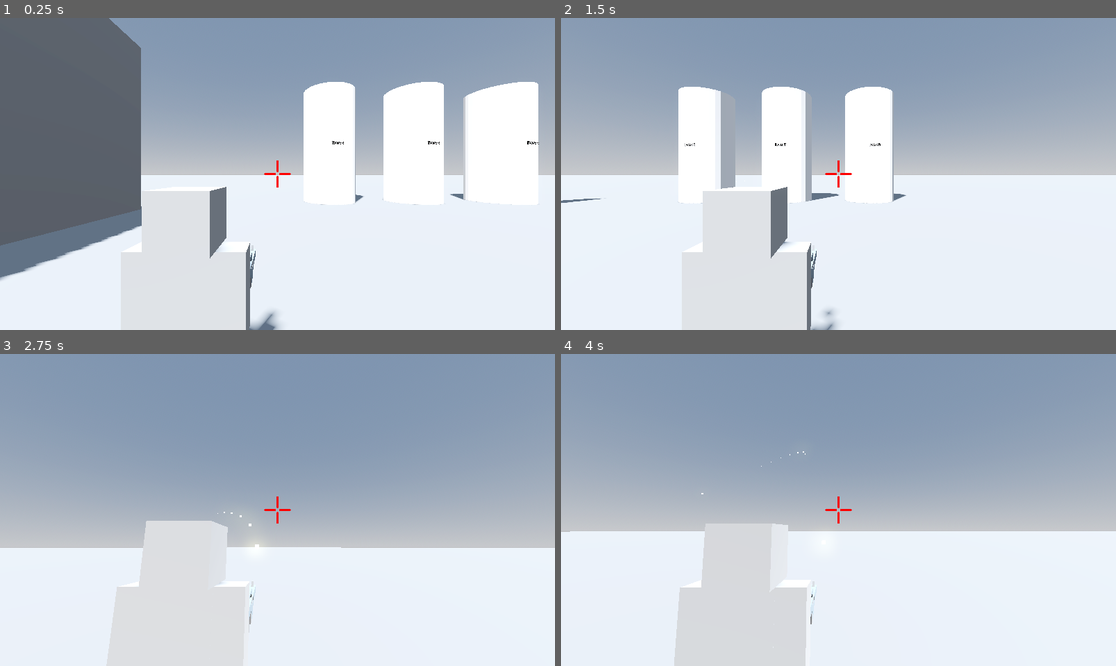
Above: before the commit, frames 1-4 (two rows, left to right).
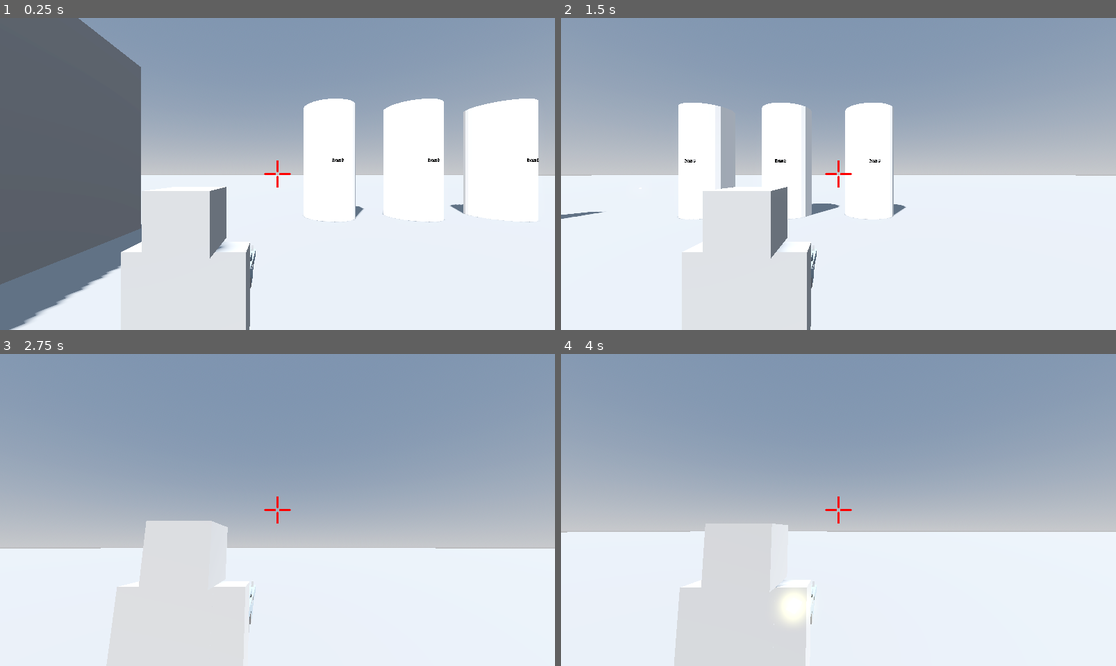
Above: after the commit, the same moments.

Repository: cheskya/ISCS3014-Project5
Game: Godot game, scene res://main.tscn
The game is run twice, just before and just after one commit, with the same random seed, the same clock (stepped at 60 frames per second) and the same inputs.
Inputs (mouse positions are in pixels of both pictures, inside the frame that each line leads up to):
- Up to frame 1 (0.25 s): no input
- Up to frame 2 (1.5 s): tap Enter at 0.5 s; move the mouse to (960, 158) at 0.52 s; hold D (move_right) 0.53-1.28 s; hold Space (shoot) 0.53-1.28 s; move the mouse to (727, 189) at 1.27 s; hold S (move_back) from 1.28 s (still down); click (727, 189) at 1.35 s
- Up to frame 3 (2.75 s): tap Space (shoot) at 1.55 s; move the mouse to (288, 503) at 2.02 s; release S (move_back) at 2.03 s; hold W (move_forward) from 2.03 s (still down); hold Space (shoot) from 2.03 s (still down)
- Up to frame 4 (4 s): keep holding W (move_forward); move the mouse to (832, 516) at 2.77 s; release Space (shoot) at 2.78 s; tap Space (shoot) at 2.85, 3.8 s; tap Enter at 3.5 s; move the mouse to (877, 513) at 3.52 s; press the mouse at (877, 513) at 3.53 s

The runs differ from the first frame. In frame 1, 8.3% of the frame differs, in the area x 0-100%, y 0-100%; in frame 2, 1.9%; in frame 3, 0.2%; in frame 4, 0.6%.

Commit message:
Fix collisions

Diff:
--- a/main.tscn
+++ b/main.tscn
@@ -29,7 +29,7 @@
 shadow_enabled = true
 
 [node name="Player" parent="." instance=ExtResource("1_xf2ck")]
-transform = Transform3D(1, 0, 0, 0, 1, 0, 0, 0, 1, 3.8, 1, 0.9)
+transform = Transform3D(1, 0, 0, 0, 1, 0, 0, 0, 1, 3.8, 1.93875, 0.9)
 
 [node name="Enemy" parent="." instance=ExtResource("2_l6v80")]
 transform = Transform3D(1, 0, 0, 0, 1, 0, 0, 0, 1, 0, 4.36914, 12.1847)
@@ -44,6 +44,7 @@
 use_collision = true
 collision_layer = 16
 collision_mask = 5
+collision_priority = 2.0
 
 [node name="Wall" type="CSGBox3D" parent="Indestructibles"]
 transform = Transform3D(1, 0, 0, 0, 5.32, 0, 0, 0, 14.62, 10.2749, 4.2356, 0.238056)
--- a/project.godot
+++ b/project.godot
@@ -17,7 +17,9 @@
 
 [global_group]
 
-enemies=""
+player=""
+enemy=""
+bullet=""
 
 [input]
 
@@ -55,7 +57,6 @@
 [layer_names]
 
 3d_physics/layer_1="Player"
-3d_physics/layer_2="Indestructible"
 3d_physics/layer_3="Bullet"
 3d_physics/layer_4="Enemy"
 3d_physics/layer_5="Object"
--- a/scenes/bullet/bullet.gd
+++ b/scenes/bullet/bullet.gd
@@ -1,51 +1,36 @@
-extends Area3D
+extends CharacterBody3D
 
 @export var speed = 50.0
-@export var collisions = 0
 
 @onready var mesh = $MeshInstance3D
 @onready var ray = $RayCast3D
-@onready var particles = $GPUParticles3D
+@onready var explosion = $Explosion
 @onready var life_timer = $LifeTimer
-@onready var explosion_timer = $ExplosionTimer
 
+var collision_point
 var direction
 var is_moving = false
 
 
-func _ready():
-	life_timer.start()
-
-
 func _physics_process(delta):
 	if is_moving:
-		position += direction * speed * delta
+		move_and_slide()
+	if ray.is_colliding():
+		explosion.emitting = true
+		ray.enabled = false
+		mesh.hide()
 
 
 func start():
+	ray.target_position = ray.target_position * 0.5
+	velocity = direction * speed
+	life_timer.start()
 	is_moving = true
 
 
 func _on_life_timer_timeout():
-	get_parent().remove_child(self)
 	queue_free()
 
 
-func _on_explosion_timer_timeout():
-	get_parent().remove_child(self)
+func _on_explosion_finished():
 	queue_free()
-
-
-func _on_area_entered(area: Area3D) -> void:
-	#mesh.visible = false
-	print(area)
-	particles.emitting = true
-	explosion_timer.start()
-	get_parent().remove_child(self)
-	queue_free()
-
-
-func _on_body_entered(body: Node3D) -> void:
-	print(body)
-	particles.emitting = true
-	explosion_timer.start()
--- a/scenes/bullet/bullet.tscn
+++ b/scenes/bullet/bullet.tscn
@@ -14,6 +14,9 @@
 size = Vector3(1.07959, 1.07104, 1)
 
 [sub_resource type="ParticleProcessMaterial" id="ParticleProcessMaterial_1ixsa"]
+emission_shape = 1
+emission_sphere_radius = 1.0
+spread = 180.0
 initial_velocity_min = 3.0
 initial_velocity_max = 5.0
 
@@ -27,29 +30,31 @@
 material = SubResource("StandardMaterial3D_t30th")
 size = Vector3(0.04, 0.04, 0.04)
 
-[node name="Bullet" type="Area3D"]
+[node name="Bullet" type="CharacterBody3D" groups=["bullet"]]
+transform = Transform3D(0.95, 0, 0, 0, 0.95, 0, 0, 0, 0.95, 0, 0, 0)
 collision_layer = 4
-collision_mask = 16
+collision_mask = 0
+slide_on_ceiling = false
+floor_constant_speed = true
+floor_block_on_wall = false
 script = ExtResource("1_b6w8w")
+speed = 10.0
+
+[node name="RayCast3D" type="RayCast3D" parent="."]
+target_position = Vector3(0, 0, 1)
+collision_mask = 24
 
 [node name="MeshInstance3D" type="MeshInstance3D" parent="."]
-transform = Transform3D(0.05, 0, 0, 0, -0.000326371, 0.0499989, 0, -0.0499989, -0.000326371, -0.0020827, 0, 0.000297904)
+transform = Transform3D(0.05, 0, 0, 0, 0.05, 0, 0, 0, 0.05, 0, 0, 0)
 custom_aabb = AABB(0, 0, 0, 0.05, 0.05, 0)
 mesh = SubResource("BoxMesh_n3m2u")
 surface_material_override/0 = SubResource("StandardMaterial3D_1es14")
 
-[node name="RayCast3D" type="RayCast3D" parent="."]
-transform = Transform3D(-0.0601739, -5.90319e-11, 0.00034047, -1.3358e-17, -0.05, -6.57495e-09, 0.000470515, -7.54956e-09, 0.0435425, 0.00046158, -0.00106352, -0.0308638)
-visible = false
-target_position = Vector3(0, 0, -1)
-collision_mask = 10
-
 [node name="CollisionShape3D" type="CollisionShape3D" parent="."]
-transform = Transform3D(0.05, 0, 0, 0, 0.05, 0, 0, 0, 0.05, -0.00198975, -6.10354e-06, 0.000548601)
+transform = Transform3D(0.05, 0, 0, 0, 0.05, 0, 0, 0, 0.05, 0, 0, 0)
 shape = SubResource("BoxShape3D_n6r41")
 
-[node name="GPUParticles3D" type="GPUParticles3D" parent="."]
-transform = Transform3D(1, 0, 0, 0, 1, 0, 0, 0, 1, -0.0174986, 0.00500541, -0.0374089)
+[node name="Explosion" type="GPUParticles3D" parent="."]
 emitting = false
 lifetime = 0.5
 one_shot = true
@@ -62,12 +67,6 @@
 [node name="LifeTimer" type="Timer" parent="."]
 wait_time = 5.0
 one_shot = true
-autostart = true
 
-[node name="ExplosionTimer" type="Timer" parent="."]
-wait_time = 0.5
-
-[connection signal="area_entered" from="." to="." method="_on_area_entered"]
-[connection signal="body_entered" from="." to="." method="_on_body_entered"]
+[connection signal="finished" from="Explosion" to="." method="_on_explosion_finished"]
 [connection signal="timeout" from="LifeTimer" to="." method="_on_life_timer_timeout"]
-[connection signal="timeout" from="ExplosionTimer" to="." method="_on_explosion_timer_timeout"]
--- a/scenes/enemy/enemy.gd
+++ b/scenes/enemy/enemy.gd
@@ -1,4 +1,4 @@
-extends StaticBody3D
+extends CharacterBody3D
 
 var lives = 3
 var is_killed = false
@@ -6,28 +6,24 @@
 @onready var label = $Label3D
 @onready var hitbox = $HitBox
 @onready var explosion = $Explosion
-@onready var body = $Body
+@onready var mesh = $Mesh
 
 
-func _ready():
-	explosion.emitting = false
-
-
-func _on_hit_box_area_entered(area: Area3D) -> void:
+func _on_hit_box_body_entered(body: Node3D) -> void:
 	if is_killed:
 		return
 
-	lives -= 1
-	label.text = "lives: " + str(lives)
+	if body.is_in_group("bullet"):
+		lives -= 1
+		label.text = "lives: " + str(lives)
 
-	if lives <= 0:
-		is_killed = true
-		hitbox.set_deferred("monitoring", false)
-		body.hide()
-		label.hide()
-		explosion.emitting = true
+		if lives <= 0:
+			is_killed = true
+			hitbox.set("monitoring", false)
+			mesh.hide()
+			label.hide()
+			explosion.emitting = true
 
 
 func _on_explosion_finished() -> void:
-	get_parent().remove_child(self)
 	queue_free()
--- a/scenes/enemy/enemy.tscn
+++ b/scenes/enemy/enemy.tscn
@@ -1,18 +1,35 @@
-[gd_scene load_steps=5 format=3 uid="uid://cvkcgxwx2sbwm"]
+[gd_scene load_steps=7 format=3 uid="uid://cvkcgxwx2sbwm"]
 
 [ext_resource type="Script" path="res://scenes/enemy/enemy.gd" id="1_7vac8"]
-[ext_resource type="PackedScene" uid="uid://bwn8wrj5iymdu" path="res://scenes/explosion/explosion.tscn" id="2_lsrgg"]
-[ext_resource type="PackedScene" uid="uid://bslmwyvk5qc27" path="res://addons/enemy/enemy.glb" id="3_mud4n"]
+[ext_resource type="PackedScene" uid="uid://bslmwyvk5qc27" path="res://addons/enemy/Enemy.glb" id="3_mud4n"]
 
 [sub_resource type="CylinderShape3D" id="CylinderShape3D_cbfpa"]
 height = 6.72674
 radius = 1.56301
 
-[node name="Enemy" type="StaticBody3D" groups=["enemies"]]
-collision_layer = 16
+[sub_resource type="ParticleProcessMaterial" id="ParticleProcessMaterial_y5lqw"]
+angle_min = 1.07288e-05
+angle_max = 720.0
+direction = Vector3(0, 0, 1)
+spread = 180.0
+initial_velocity_min = 3.0
+initial_velocity_max = 20.0
+
+[sub_resource type="StandardMaterial3D" id="StandardMaterial3D_n768j"]
+albedo_color = Color(0.482323, 0.498639, 0.508709, 1)
+emission_enabled = true
+emission = Color(0.168935, 0.176222, 0.196499, 1)
+emission_energy_multiplier = 4.6
+
+[sub_resource type="BoxMesh" id="BoxMesh_qyvmf"]
+material = SubResource("StandardMaterial3D_n768j")
+size = Vector3(0.5, 0.5, 0.5)
+
+[node name="Enemy" type="CharacterBody3D" groups=["enemy"]]
+collision_layer = 8
 script = ExtResource("1_7vac8")
 
-[node name="Body" parent="." instance=ExtResource("3_mud4n")]
+[node name="Mesh" parent="." instance=ExtResource("3_mud4n")]
 transform = Transform3D(1, 0, 0, 0, 1, 0, 0, 0, 1, 0, -2.17115, 0)
 
 [node name="CollisionShape3D" type="CollisionShape3D" parent="."]
@@ -20,7 +37,7 @@
 shape = SubResource("CylinderShape3D_cbfpa")
 
 [node name="HitBox" type="Area3D" parent="."]
-collision_layer = 16
+collision_layer = 8
 collision_mask = 4
 
 [node name="CollisionShape3D" type="CollisionShape3D" parent="HitBox"]
@@ -32,9 +49,14 @@
 pixel_size = 0.006
 text = "lives: 3"
 
-[node name="Explosion" parent="." instance=ExtResource("2_lsrgg")]
-transform = Transform3D(1, 0, 0, 0, 1, 0, 0, 0, 1, 0, 0, 0)
+[node name="Explosion" type="GPUParticles3D" parent="."]
+emitting = false
+amount = 25
 one_shot = true
+speed_scale = 1.82
+explosiveness = 1.0
+process_material = SubResource("ParticleProcessMaterial_y5lqw")
+draw_pass_1 = SubResource("BoxMesh_qyvmf")
 
-[connection signal="area_entered" from="HitBox" to="." method="_on_hit_box_area_entered"]
+[connection signal="body_entered" from="HitBox" to="." method="_on_hit_box_body_entered"]
 [connection signal="finished" from="Explosion" to="." method="_on_explosion_finished"]
--- a/scenes/explosion/explosion.tscn
+++ /dev/null
@@ -1,27 +0,0 @@
-[gd_scene load_steps=4 format=3 uid="uid://bwn8wrj5iymdu"]
-
-[sub_resource type="ParticleProcessMaterial" id="ParticleProcessMaterial_y5lqw"]
-angle_min = 1.07288e-05
-angle_max = 720.0
-direction = Vector3(0, 0, 1)
-spread = 180.0
-initial_velocity_min = 3.0
-initial_velocity_max = 20.0
-
-[sub_resource type="StandardMaterial3D" id="StandardMaterial3D_n768j"]
-albedo_color = Color(0.482323, 0.498639, 0.508709, 1)
-emission_enabled = true
-emission = Color(0.168935, 0.176222, 0.196499, 1)
-emission_energy_multiplier = 4.6
-
-[sub_resource type="BoxMesh" id="BoxMesh_qyvmf"]
-material = SubResource("StandardMaterial3D_n768j")
-size = Vector3(0.5, 0.5, 0.5)
-
-[node name="GPUParticles3D" type="GPUParticles3D"]
-emitting = false
-amount = 25
-speed_scale = 1.82
-explosiveness = 1.0
-process_material = SubResource("ParticleProcessMaterial_y5lqw")
-draw_pass_1 = SubResource("BoxMesh_qyvmf")
--- a/scenes/player/player.gd
+++ b/scenes/player/player.gd
@@ -80,6 +80,7 @@
 			_shoot_timer.start()
 
 	if _cam_raycast.is_colliding():
+		#_gun.transform.looking_at(_gun.to_local(_cam_raycast.get_collision_point()), Vector3.UP)
 		_gun_raycast.target_position = _gun_raycast.to_local(_cam_raycast.get_collision_point())
 	else:
 		_gun_raycast.target_position = init_gun_raycast
--- a/scenes/player/player.tscn
+++ b/scenes/player/player.tscn
@@ -59,8 +59,8 @@
 radius = 0.400523
 height = 1.57821
 
-[node name="Player" type="CharacterBody3D"]
-collision_mask = 17
+[node name="Player" type="CharacterBody3D" groups=["player"]]
+collision_mask = 24
 script = ExtResource("2_87ker")
 
 [node name="CameraPivot" type="Node3D" parent="."]
@@ -75,7 +75,9 @@
 [node name="CamRayCast" type="RayCast3D" parent="CameraPivot/Camera3D"]
 unique_name_in_owner = true
 target_position = Vector3(0, 0, -14.5)
-collision_mask = 16
+collision_mask = 24
+hit_from_inside = true
+collide_with_areas = true
 
 [node name="TextureRect" type="TextureRect" parent="CameraPivot/Camera3D"]
 anchors_preset = 8
@@ -102,9 +104,11 @@
 
 [node name="GunRayCast" type="RayCast3D" parent="CameraPivot/Gun"]
 unique_name_in_owner = true
-transform = Transform3D(1, 0, 0, 0, 1.25264, 0, 0, 0, 1.19178, 0, 0.169422, 0.312092)
+transform = Transform3D(0.869202, -0.619377, 0, 0.494458, 1.0888, 0, 0, 0, 1.19178, 0, 0.169422, 0.312092)
 target_position = Vector3(0, 0, 7)
-collision_mask = 16
+collision_mask = 24
+hit_from_inside = true
+collide_with_areas = true
 
 [node name="Body" parent="." instance=ExtResource("1_kk6w3")]
 unique_name_in_owner = true
@@ -115,6 +119,5 @@
 shape = SubResource("CapsuleShape3D_6bw2b")
 
 [node name="ShootTimer" type="Timer" parent="."]
-wait_time = 0.1
 
 [connection signal="timeout" from="ShootTimer" to="." method="_on_shoot_timer_timeout"]
Renamed: addons/enemy/enemy.glb -> addons/enemy/Enemy.glb
Not shown, changed: addons/enemy/Enemy.glb.import
